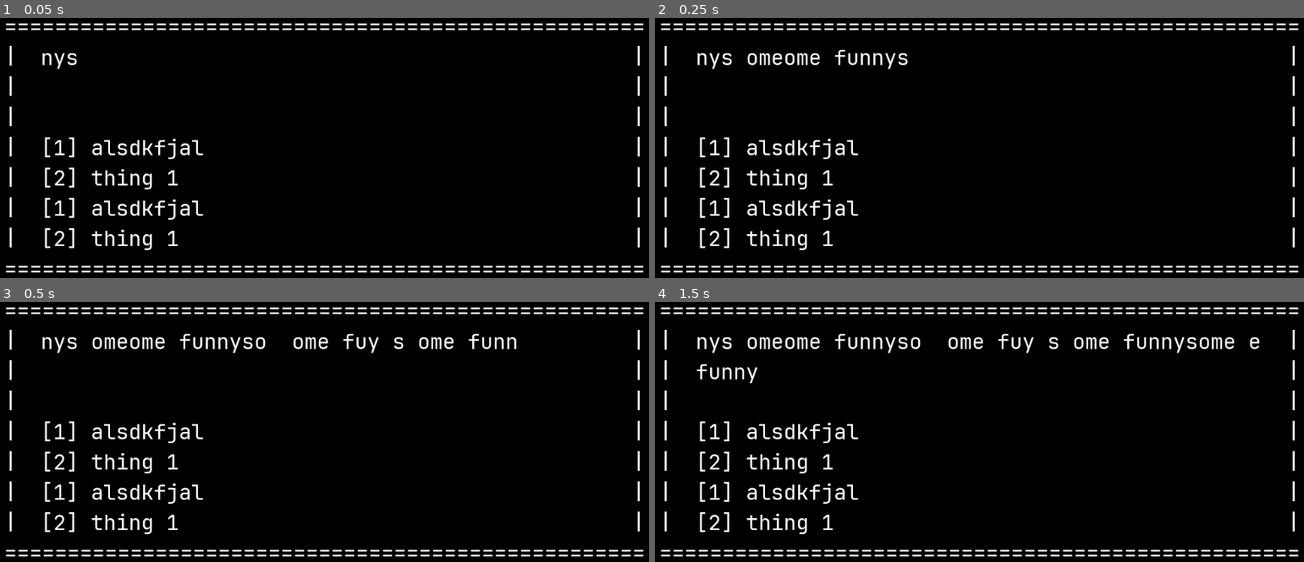
Above: before the commit, frames 1-4 (two rows, left to right).
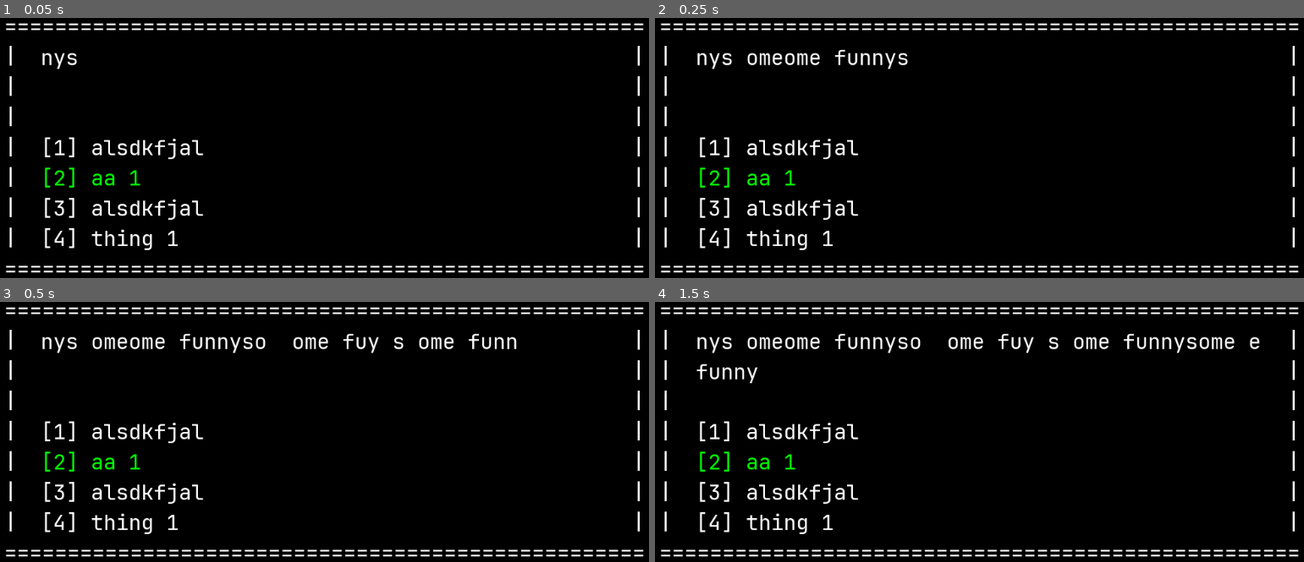
Above: after the commit, the same moments.

Repository: ailurada/project-seafarer
Game: Godot game, scene res://Control.tscn
The game is run twice, just before and just after one commit, with the same random seed, the same clock (stepped at 60 frames per second) and the same inputs.
Inputs:
- Up to frame 1 (0.05 s): no input
- Up to frame 2 (0.25 s): no input
- Up to frame 3 (0.5 s): no input
- Up to frame 4 (1.5 s): tap Enter (enter) at 0.5, 0.6, 1.35 s; tap Space at 1.25 s

The runs differ from the first frame. In frame 1, 0.6% of the frame differs, in the area x 6-28%, y 57-88%; in frame 2, 0.6%; in frame 3, 0.6%; in frame 4, 0.6%.

Commit message:
automatically number options

Diff:
--- a/app/Scripts/DialogueBox.gd
+++ b/app/Scripts/DialogueBox.gd
@@ -78,25 +78,27 @@
 func set_box_location(location):
 	self.location = location
 
-# call to show dialogue box with given description and options
-func show_dialogue(description, option_strings):
-	self.dialogue_box_text.set_text(description)
+func initialize_options(option_strings):
 
-	# create options objects
 	for i in range(len(option_strings)):
 		self.options.append(RichTextLabel.new())
 		self.options[i].bbcode_enabled = true
-		self.options[i].set_bbcode(option_strings[i])
+		self.options[i].set_bbcode("[" + String(i+1) + "] " + option_strings[i])
 
 		self.options[i].rect_size.x = 500
 		self.options[i].rect_size.y = 50
 		add_child(options[i])
 
+# call to show dialogue box with given description and options
+func show_dialogue(description, option_strings):
+	self.dialogue_box_text.set_text(description)
+
+	initialize_options(option_strings)
 	update_option_positions()
 
 	self.show()
+
 # call to hide dialogue when no longer needed (cleanup)
-
 func hide_dialogue():
 	self.text = ""
 	self.hide()
@@ -108,7 +110,7 @@
 		options[i].set_bbcode(clean_text)
 
 	if option_num != 0:
-		options[option_num-1].set_bbcode("[color=lime]" + options[option_num].bbcode_text)
+		options[option_num-1].set_bbcode("[color=lime]" + options[option_num-1].bbcode_text)
 
 # Called when the node enters the scene tree for the first time.
 func _ready():
@@ -120,8 +122,8 @@
 	update_size()
 	update_position(win_width, win_height)
 	update_option_positions()
-	show_dialogue("nys omeome funnyso  ome fuy s ome funnysome e funny", ["[1] alsdkfjal","[2] thing 1","[1] alsdkfjal","[2] thing 1"])
-	highlight_option(0)
+	show_dialogue("nys omeome funnyso  ome fuy s ome funnysome e funny", ["alsdkfjal","aa 1","alsdkfjal","thing 1"])
+	highlight_option(2)
 
 # Called every frame. 'delta' is the elapsed time since the previous frame.
 func _process(delta):
